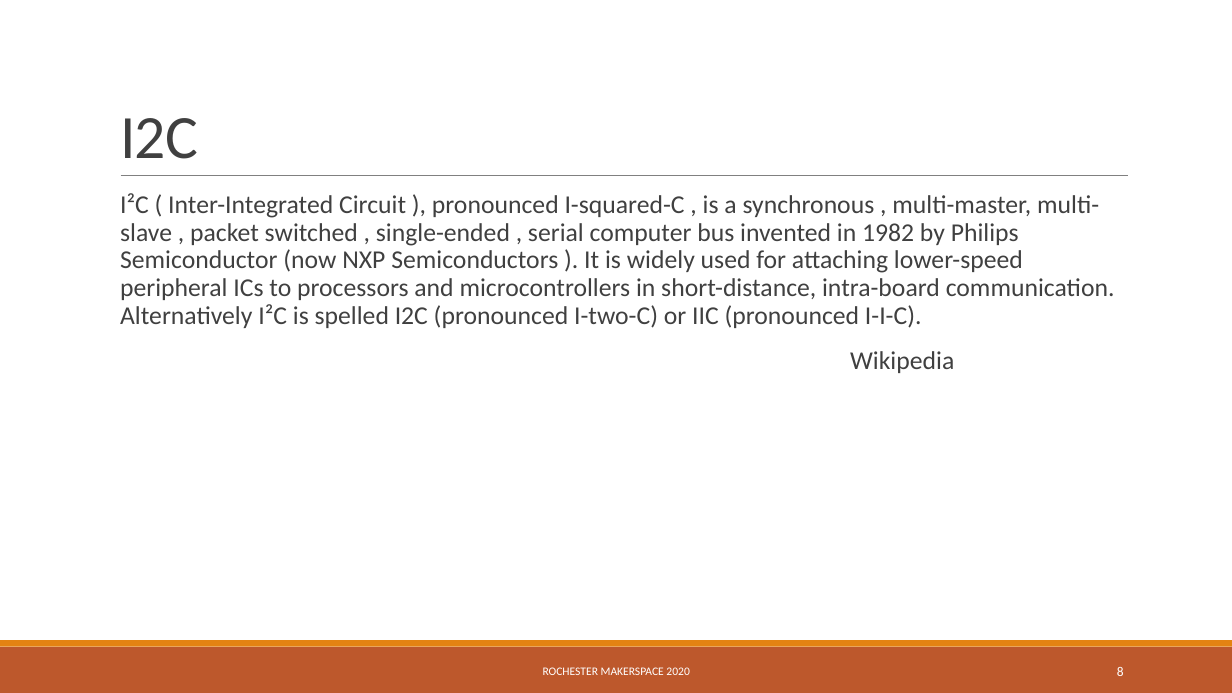
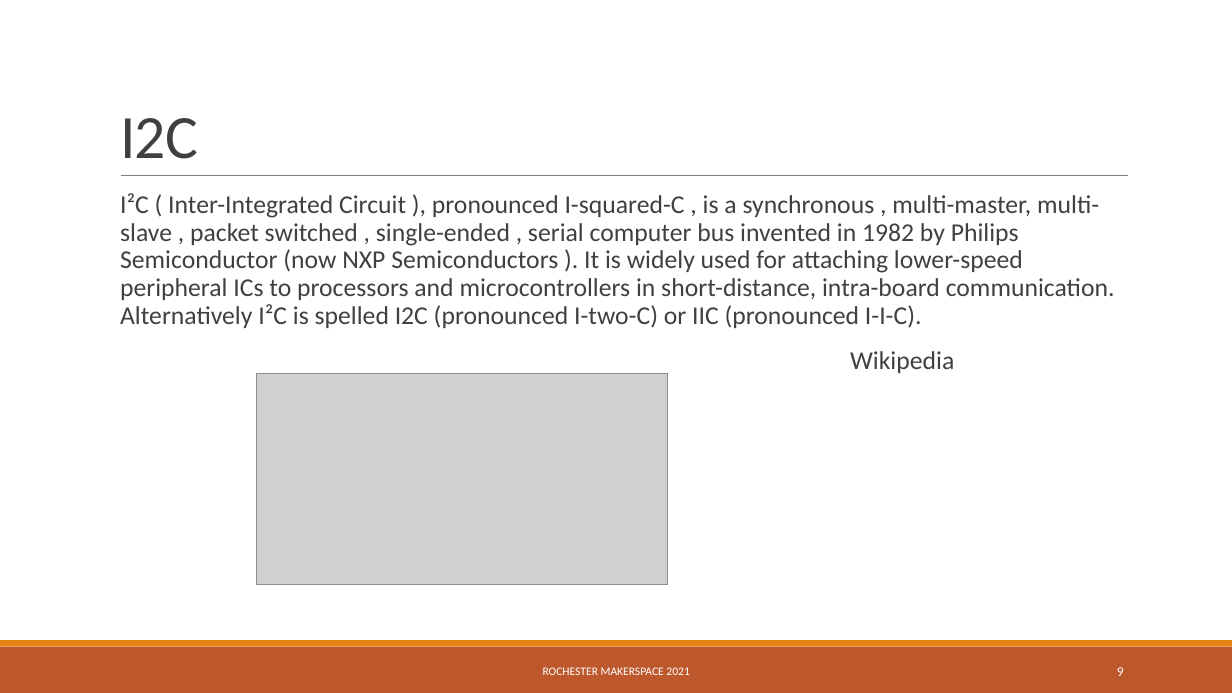
Before and after one commit to RochesterMakerSpace/ArduinoClass, a slide deck: slide 9 of docs/Introduction to Arduino.pptx (slide 8 before the commit). Drawn at 1232x693 pixels with LibreOffice and Linux fonts; fonts in the diff are those of the drawing; grey boxes stand for pictures. Boxes give left, top, right and bottom in pixels: in the first picture for what was removed or moved away, otherwise in the second. Text is boxed around its words. In the diff, an @@ line names an element or a change of style, - is before the commit and + after.

```diff
--- a/docs/Introduction to Arduino.pptx
+++ b/docs/Introduction to Arduino.pptx
@@ picture added at <box>257,373,668,585</box> @@
@@ text at <box>543,667,689,675</box>: text changed @@
-ROCHESTER MAKERSPACE 2020
+ROCHESTER MAKERSPACE 2021
@@ page number at <box>1117,667,1124,676</box>: text changed @@
-8
+9
```
Also in this commit, not shown: 12 other slides changed, 11 slides added, 7 other files.
